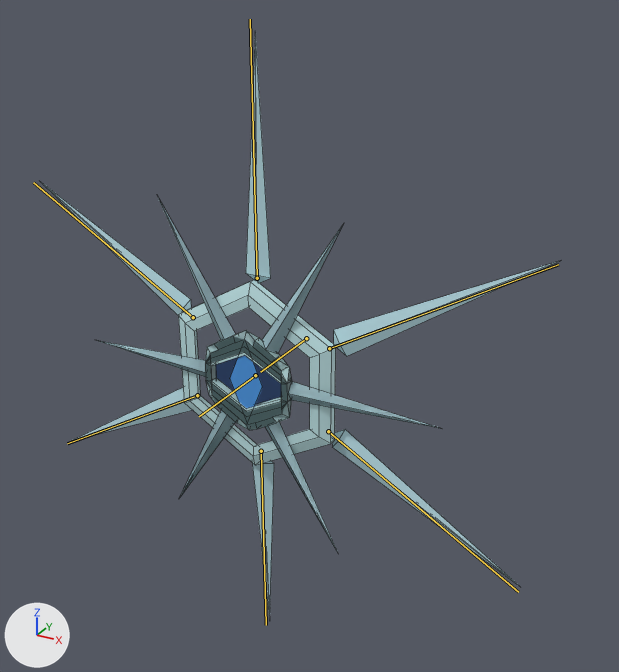
Renders of the Blender file Enemies/SnowflakeEntity.blend from each side of a commit.
Camera for both pictures: a 50 mm camera at (4.37, -6.87, 3.98) aimed at (0.42, 0.31, 0.39). Arrows for +X, +Y and +Z are at lower left; the lights stay in place. The first picture is the older version. The bones that bend it are drawn over the model as lines. Mesh edges are drawn as thin lines.

Names of what the first picture shows: 'CentralEye0', 'CentralEye1', 'CentralEye2', 'CentralEye3', 'FacePlate', 'Pupil', 'Spike0', 'Spike1', 'Spike2', 'Spike3', 'Spike4', 'Spike5'.
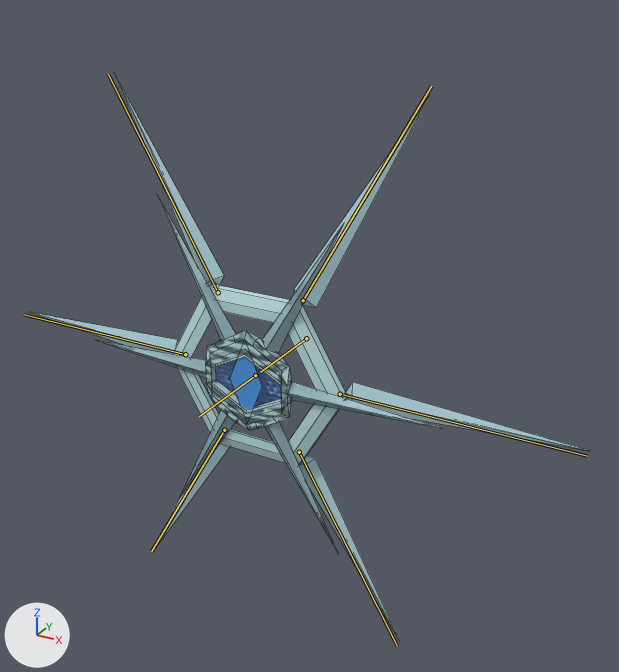
The newer file adds an action. The first version stands in its rest pose; the second is drawn at frame 120 of the action 'SingleShardSequence1'.

The change in detail:
Bone 'Bone' (bone_bone) turns from (0, 0, 0) to (0, 180, 0) degrees about its own x, y and z.
Bone 'Bone.001' (bone_bone_001) turns from (0, 0, 0) to (0, -30, 0) degrees about its own x, y and z.

What differs and where, as boxes [x1, y1, x2, y2] in the pictures (619 x 672 px):
'CentralEye0', posed: before [96, 198, 442, 551]; after [205, 347, 287, 417]
'FacePlate', posed (11% wider): before [178, 279, 336, 465]; after [173, 284, 348, 465]
'Spike1', posed (8% wider, 27% shorter): before [334, 261, 559, 356]; after [345, 382, 589, 451]
'Spike0', posed (423% wider, 16% shorter): before [246, 31, 271, 283]; after [294, 97, 429, 308]
'Spike2', posed (46% narrower, 16% taller): before [332, 429, 519, 586]; after [299, 456, 399, 639]
'Spike5', posed (26% narrower, 60% taller): before [41, 182, 191, 315]; after [114, 73, 224, 286]
'Spike4', posed: before [74, 388, 192, 440]; after [30, 312, 178, 354]
'Spike3', posed (222% wider, 29% shorter): before [252, 461, 274, 620]; after [157, 434, 230, 546]
